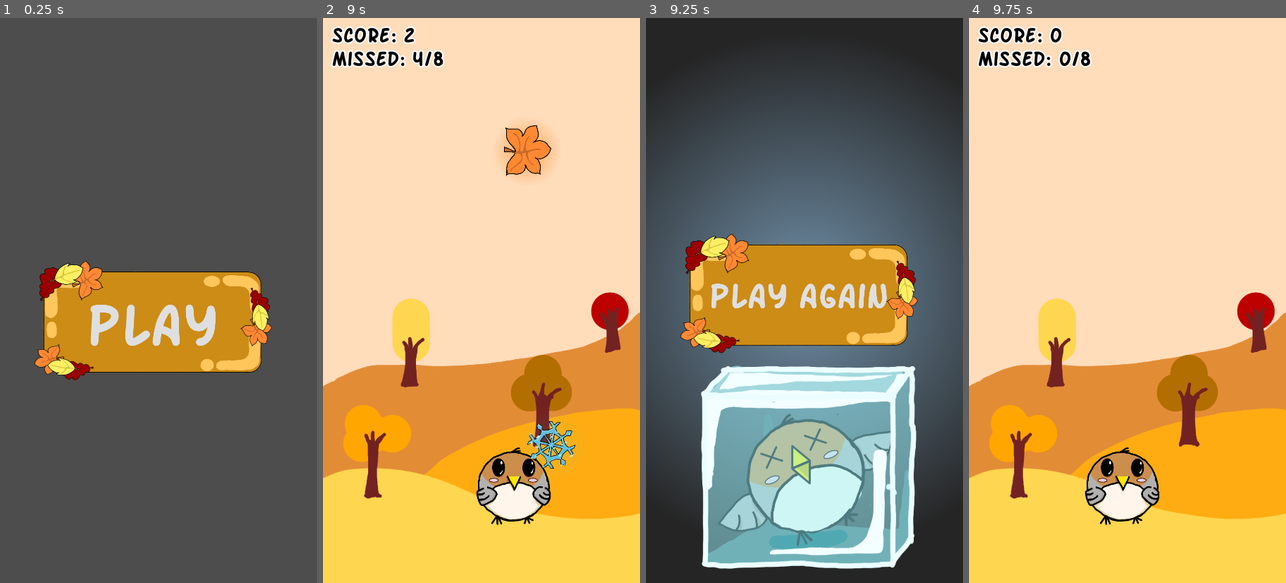
Above: before the commit, frames 1-4 (left to right).
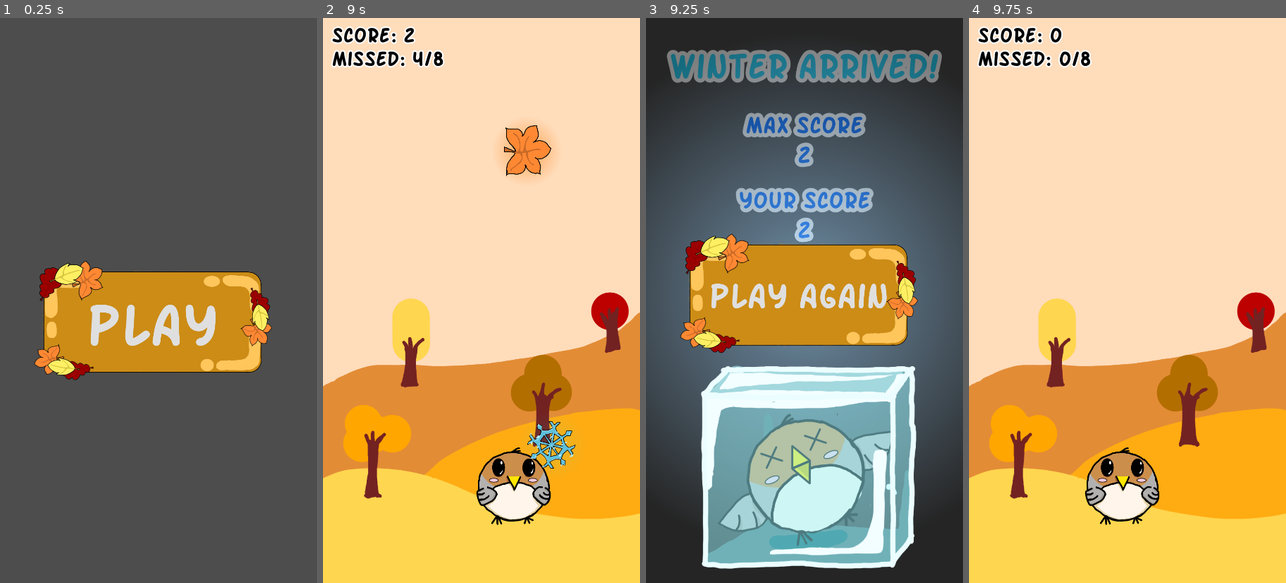
Above: after the commit, the same moments.

Repository: ezhor/Bird-Fall
Game: Godot game, scene res://Scenes/main.tscn
Same seed, same stepped clock (60 frames per second), same inputs: the game is played once before the commit and once after it.
Inputs (mouse positions are in pixels of both pictures, inside the frame that each line leads up to):
- Up to frame 1 (0.25 s): no input
- Up to frame 2 (9 s): click "Play" at 0.5 s; tap Enter at 1.25 s; move the mouse to (551, 272) at 1.27 s; move the mouse to (418, 328) at 2.02 s; move the mouse to (513, 176) at 2.77 s; move the mouse to (465, 413) at 3.52 s; move the mouse to (576, 385) at 4.27 s; move the mouse to (386, 215) at 5.02 s; move the mouse to (497, 300) at 5.77 s; move the mouse to (433, 159) at 6.52 s; move the mouse to (551, 272) at 7.27 s; move the mouse to (418, 328) at 8.02 s; move the mouse to (513, 176) at 8.77 s
- Up to frame 3 (9.25 s): no input
- Up to frame 4 (9.75 s): click "Play again" at 9.5 s

Frames 1-2 are identical in both runs. In frame 3, 8.1% of the frame differs, in the area x 6-94%, y 5-40%; in frame 4, nothing differs.

Commit message:
Max score system

Diff:
--- a/Scenes/game_over.tscn
+++ b/Scenes/game_over.tscn
@@ -2,10 +2,50 @@
 
 [ext_resource type="Texture2D" uid="uid://dsf6pb1wxddyr" path="res://Sprites/gameover.png" id="1_14u15"]
 [ext_resource type="FontFile" uid="uid://1a4cg51d2wmx" path="res://Fonts/SF_Arch_Rival_Bold.ttf" id="1_eoghk"]
+[ext_resource type="Script" uid="uid://bp4c82dayjt8p" path="res://Scripts/GameOver.gd" id="1_j3ryr"]
 [ext_resource type="Texture2D" uid="uid://ckjunflr4ba7j" path="res://Sprites/button_background.png" id="2_14u15"]
 [ext_resource type="Script" uid="uid://cdpmeyieh3k3l" path="res://Scripts/LoadGameButton.gd" id="3_j3ryr"]
 
-[node name="GameOver" type="Node2D" unique_id=2102891539]
+[node name="GameOver" type="Node2D" unique_id=2102891539 node_paths=PackedStringArray("max_score_label", "score_label")]
+script = ExtResource("1_j3ryr")
+max_score_label = NodePath("MaxScoreLabel")
+score_label = NodePath("YourScoreLabel")
+
+[node name="WinterArrivedLabel" type="Label" parent="." unique_id=1445301861]
+offset_top = 80.0
+offset_right = 1080.0
+offset_bottom = 245.0
+theme_override_colors/font_color = Color(0.17000002, 0.8478333, 1, 1)
+theme_override_colors/font_outline_color = Color(1, 1, 1, 1)
+theme_override_constants/outline_size = 54
+theme_override_fonts/font = ExtResource("1_eoghk")
+theme_override_font_sizes/font_size = 120
+text = "Winter arrived!"
+horizontal_alignment = 1
+
+[node name="MaxScoreLabel" type="Label" parent="." unique_id=245149083]
+offset_top = 308.0
+offset_right = 1080.0
+offset_bottom = 507.0
+theme_override_colors/font_color = Color(0, 0.39999986, 1, 1)
+theme_override_colors/font_outline_color = Color(1, 1, 1, 1)
+theme_override_constants/outline_size = 54
+theme_override_fonts/font = ExtResource("1_eoghk")
+theme_override_font_sizes/font_size = 80
+horizontal_alignment = 1
+vertical_alignment = 1
+
+[node name="YourScoreLabel" type="Label" parent="." unique_id=1274060157]
+offset_top = 539.0
+offset_right = 1080.0
+offset_bottom = 786.0
+theme_override_colors/font_color = Color(0, 0.39999986, 1, 1)
+theme_override_colors/font_outline_color = Color(1, 1, 1, 1)
+theme_override_constants/outline_size = 54
+theme_override_fonts/font = ExtResource("1_eoghk")
+theme_override_font_sizes/font_size = 80
+horizontal_alignment = 1
+vertical_alignment = 1
 
 [node name="Sprite2D" type="Sprite2D" parent="." unique_id=1017287447]
 position = Vector2(540, 960)
--- /dev/null
+++ b/Scripts/GameOver.gd
@@ -0,0 +1,9 @@
+extends Node2D
+
+@export var max_score_label: Label
+@export var score_label: Label
+
+func _ready() -> void:
+	Score.update_max_score()
+	max_score_label.text = "Max score\n%d" % Score.max_score
+	score_label.text = "Your score\n%d" % Score.score
--- a/Scripts/Score.gd
+++ b/Scripts/Score.gd
@@ -1,12 +1,15 @@
 extends Label
 class_name Score
 
+const SAVE_PATH: String = "user://max_score.save"
+
 static var INSTANCE: Score
-
-var score: int
+static var score: int
+static var max_score: int
 
 func _init() -> void:
 	INSTANCE = self
+	score = 0
 
 func _ready() -> void:
 	update_label()
@@ -17,3 +20,22 @@
 
 func update_label() -> void:
 	text = "Score: %d" % score
+
+static func update_max_score() -> void:
+	max_score = max(score, max_score, load_max_score())
+	save_max_score()
+
+static func load_max_score() -> int:
+	var stored_score = 0
+	if FileAccess.file_exists(SAVE_PATH):
+		var file = FileAccess.open(SAVE_PATH, FileAccess.READ)
+		if file:
+			stored_score = file.get_var()
+			file.close()
+	return stored_score
+
+static func save_max_score() -> void:
+	var file = FileAccess.open(SAVE_PATH, FileAccess.WRITE)
+	if file:
+		file.store_var(max_score)
+		file.close()
Not shown, added: Scripts/GameOver.gd.uid
